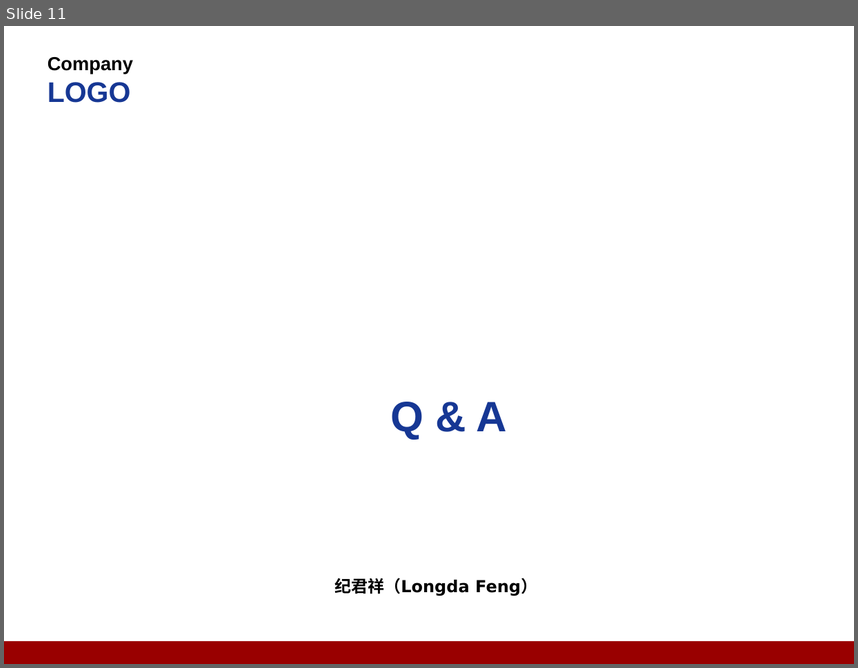
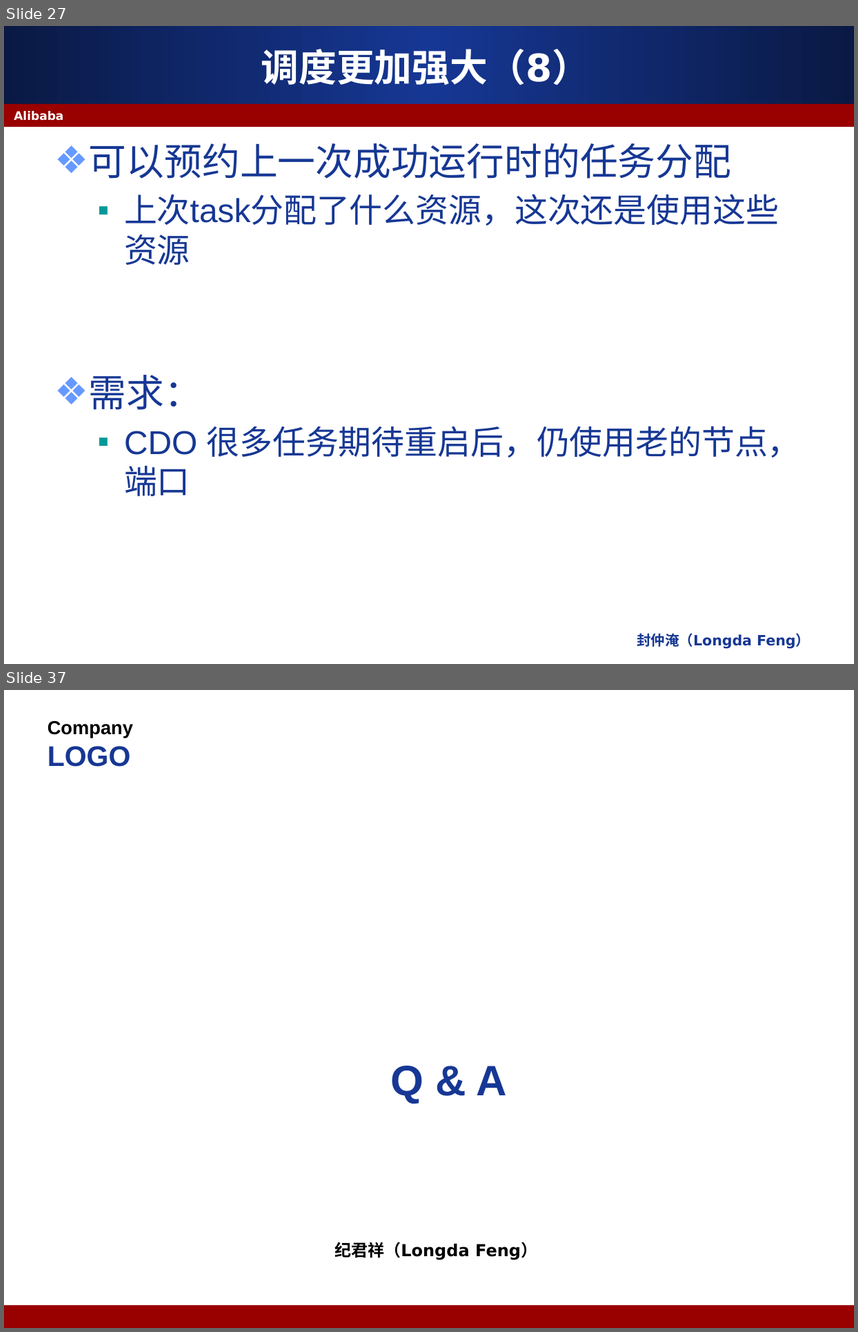
Before and after one commit to apache/storm, a slide deck: docs/JStorm 介绍.pptx. Shown one above the other, each under a label of ours: slide 11 before the commit, slides 27 and 37 after it; the slides between them are not shown. The pictures are 858x668 and 858x1332 pixels, drawn with LibreOffice and Linux fonts; fonts in the diff are those of the drawing; background and template pictures are left out. Boxes give left, top, right and bottom in pixels: in the first picture for what was removed or moved away, otherwise in the second. Text is boxed around its words. In the diff, an @@ line names an element or a change of style, - is before the commit and + after.

```diff
--- a/docs/JStorm 介绍.pptx
+++ b/docs/JStorm 介绍.pptx
@@ slide 27 added at (4, 26, 854, 664), background #FFFFFF @@
@@ rectangle added at (4, 26, 854, 103), fill gradient #10276A to #163794 @@
@@ title added at (261, 49, 590, 85), 32 pt, text #FFFFFF, bold @@
+调度更加强大（8）
@@ rectangle added at (4, 104, 854, 127), fill #990000 @@
@@ text added at (14, 111, 63, 121), 10 pt, text #FFFFFF, bold @@
+Alibaba
@@ text added at (89, 143, 801, 496), 28 pt, text #163794 @@
+❖ 可以预约上一次成功运行时的任务分配
+  ▪ 上次task分配了什么资源，这次还是使用这些资源
+❖ 需求：
+  ▪ CDO 很多任务期待重启后，仍使用老的节点，端口
@@ text added at (637, 633, 810, 648), 12 pt, text #163794, bold @@
+封仲淹（Longda Feng）
@@ what was slide 11 is now slide 37 @@
```
Also in this commit, not shown: 6 slides changed, 28 other slides added, 3 slides removed, 7 other files.
